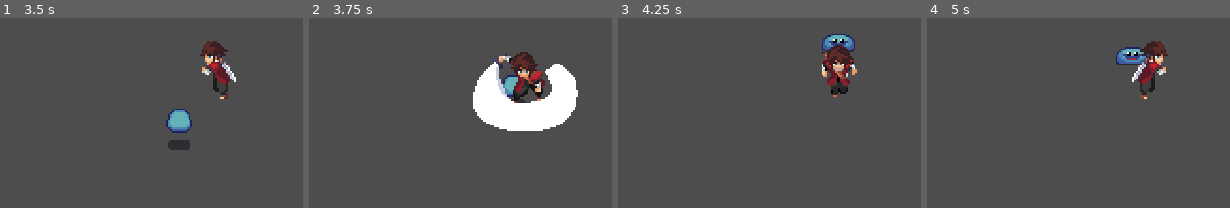
Above: before the commit, frames 1-4 (left to right).
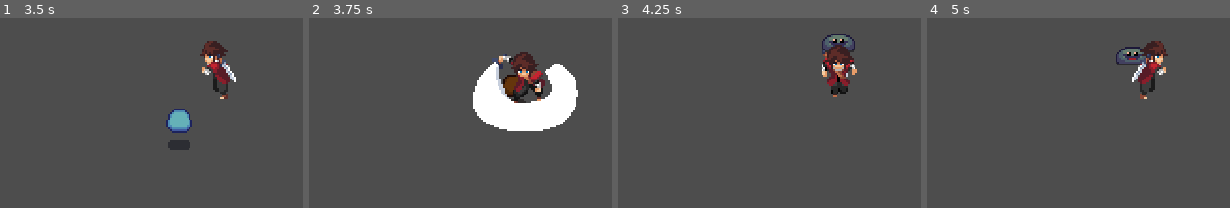
Above: after the commit, the same moments.

Repository: Sdardila2/EkoZixtyGame
Game: Godot game, scene res://scenes/main.tscn
Same seed, same stepped clock (60 frames per second), same inputs: the game is played once before the commit and once after it.
Inputs (mouse positions are in pixels of both pictures, inside the frame that each line leads up to):
- Up to frame 1 (3.5 s): move the mouse to (178, 154) at 0.52 s; hold W (up) 0.53-2.03 s; click (178, 154) at 0.6 s; move the mouse to (outside the picture) at 1.27 s; click (outside the picture) at 1.35 s; move the mouse to (outside the picture) at 2.02 s; hold A (left) from 2.03 s (still down); click (outside the picture) at 2.1 s; move the mouse to (260, 65) at 2.77 s; click (260, 65) at 2.85 s
- Up to frame 2 (3.75 s): move the mouse to (outside the picture) at 3.52 s; release A (left) at 3.53 s; hold S (down) from 3.53 s (still down); click (outside the picture) at 3.6 s
- Up to frame 3 (4.25 s): keep holding S (down)
- Up to frame 4 (5 s): move the mouse to (outside the picture) at 4.27 s; release S (down) at 4.28 s; hold D (right) from 4.28 s (still down); click (outside the picture) at 4.35 s

Frame 1 is identical in both runs. In frame 2, 0.4% of the frame differs, in the area x 64-69%, y 30-42%; in frame 3, 0.7%; in frame 4, 0.7%, in the area x 62-73%, y 15-25%.

Commit message:
Slime fade out when attacked

Diff:
--- a/scenes/enemy.tscn
+++ b/scenes/enemy.tscn
@@ -359,6 +359,7 @@
 radius = 15.0
 
 [node name="Enemy" type="CharacterBody2D"]
+y_sort_enabled = true
 collision_layer = 257
 collision_mask = 16
 script = ExtResource("1_palws")
--- a/scenes/player.tscn
+++ b/scenes/player.tscn
@@ -635,6 +635,11 @@
 "name": &"idle_up",
 "speed": 4.0
 }, {
+"frames": [],
+"loop": true,
+"name": &"new_animation",
+"speed": 5.0
+}, {
 "frames": [{
 "duration": 1.0,
 "texture": SubResource("AtlasTexture_umhy0")
@@ -769,9 +774,7 @@
 
 [node name="AnimatedSprite2D" type="AnimatedSprite2D" parent="."]
 sprite_frames = SubResource("SpriteFrames_0k3my")
-animation = &"attack_up"
-frame = 7
-frame_progress = 1.0
+animation = &"new_animation"
 
 [node name="Camera2D" type="Camera2D" parent="."]
 
--- a/scripts/enemy.gd
+++ b/scripts/enemy.gd
@@ -83,8 +83,10 @@
 		health -= Global.player_damage
 		can_take_damage = false
 		$TakeDamageCooldown.start()
+		flash_red()
 		if health <= 0:
 			await die()
+
 
 func _on_take_damage_cooldown_timeout() -> void:
 	can_take_damage = true
@@ -92,8 +94,18 @@
 func die() -> void:
 	dying = true
 	print("Slime has been slained")
-	print("Playing death animation")
 	$AnimatedSprite2D.play("death")
 	await $AnimatedSprite2D.animation_finished
-	print("Death animation finished")
 	queue_free()
+
+func flash_red() -> void:
+	var sprite = $AnimatedSprite2D
+	var steps = 15
+	var delay = 0.05  # 15 × 0.05 = 0.75s total
+	var start_color = Color(1.0, 0.25, 0.0)  # rojo anaranjado intenso
+	var end_color = Color(1, 1, 1)  # color normal (blanco)
+
+	for i in range(steps + 1):
+		var t = float(i) / steps
+		sprite.self_modulate = start_color.lerp(end_color, t)
+		await get_tree().create_timer(delay).timeout
